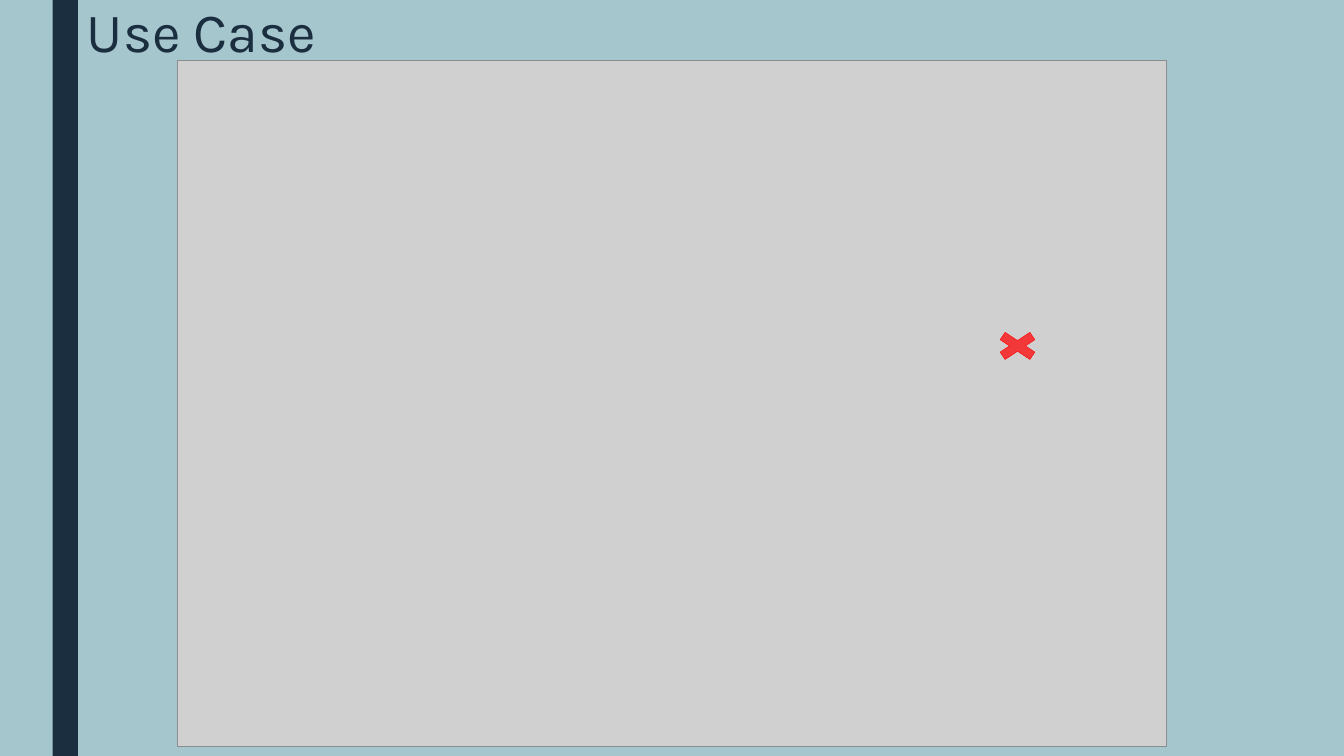
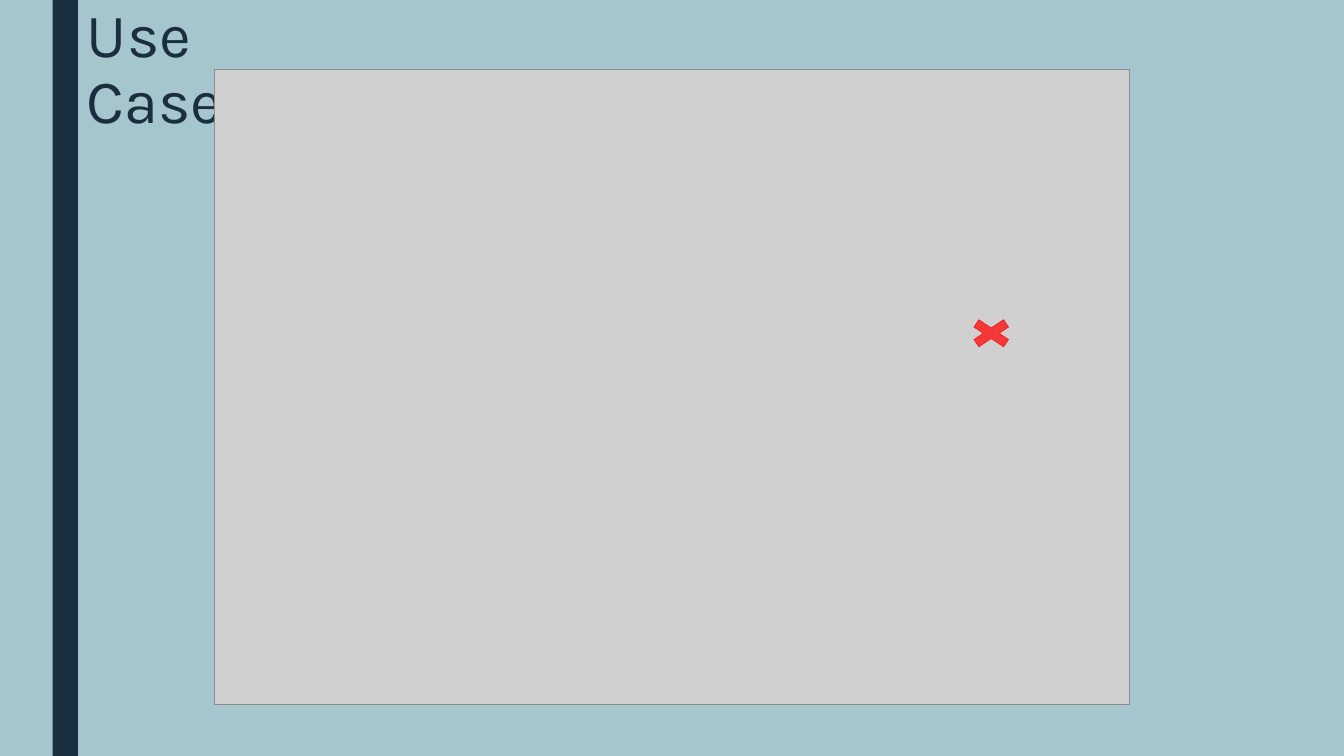
Before and after one commit to ChristianMongaSAMT/Wordcloud-generator, a slide deck: slide 7 of 9_Presentazione/Wordcloud generator.pptx. Drawn at 1344x756 pixels with LibreOffice and Linux fonts; fonts in the diff are those of the drawing; grey boxes stand for pictures. Boxes give left, top, right and bottom in pixels: in the first picture for what was removed or moved away, otherwise in the second. Text is boxed around its words. In the diff, an @@ line names an element or a change of style, - is before the commit and + after.

Commit message:
Presentazione

```diff
--- a/9_Presentazione/Wordcloud generator.pptx
+++ b/9_Presentazione/Wordcloud generator.pptx
@@ title "Use Case" at bbox=[87, 18, 223, 138]: size 39.6 to 44 pt @@
@@ picture: place and size @@
-picture at bbox=[177, 60, 1167, 747]
+picture at bbox=[215, 70, 1130, 705]
@@ cross: place and size @@
-cross at bbox=[989, 327, 1047, 365]
+cross at bbox=[963, 315, 1020, 353]
```
Also in this commit, not shown: 11 other slides changed, 1 slide added, 1 other file.
